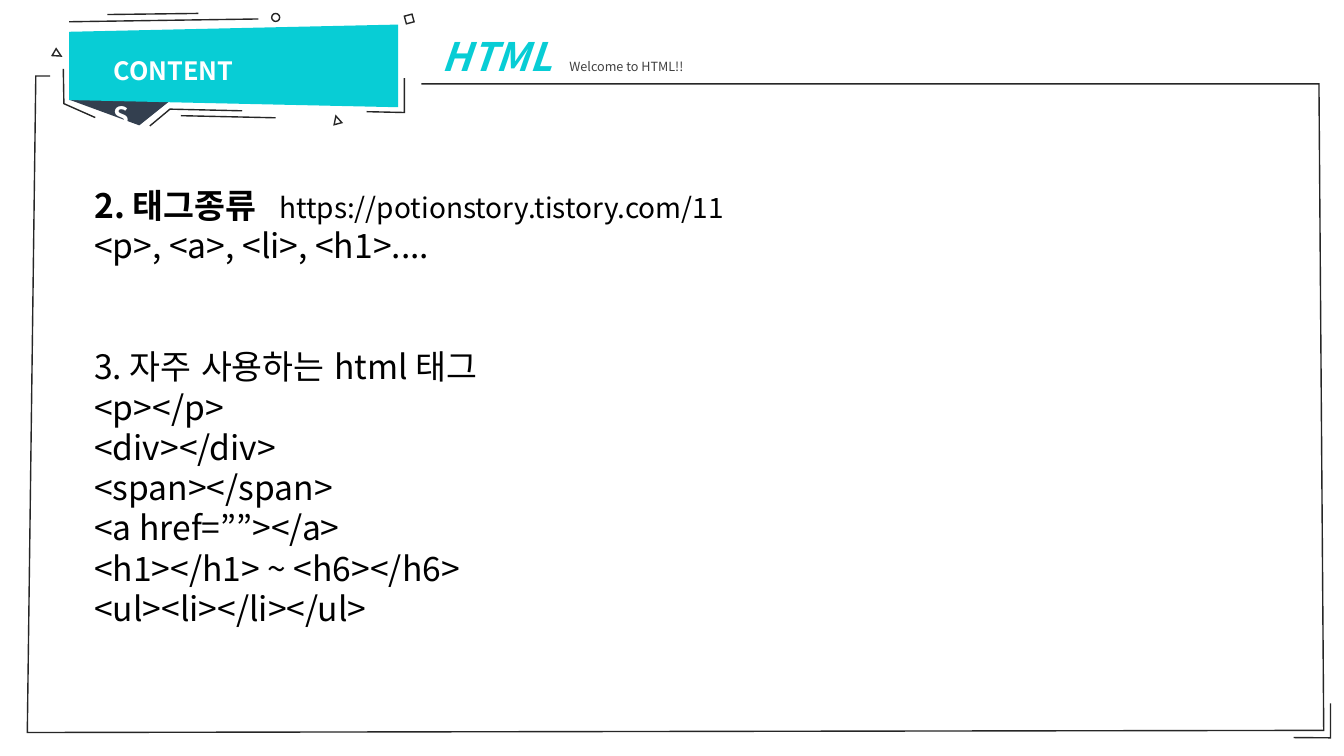
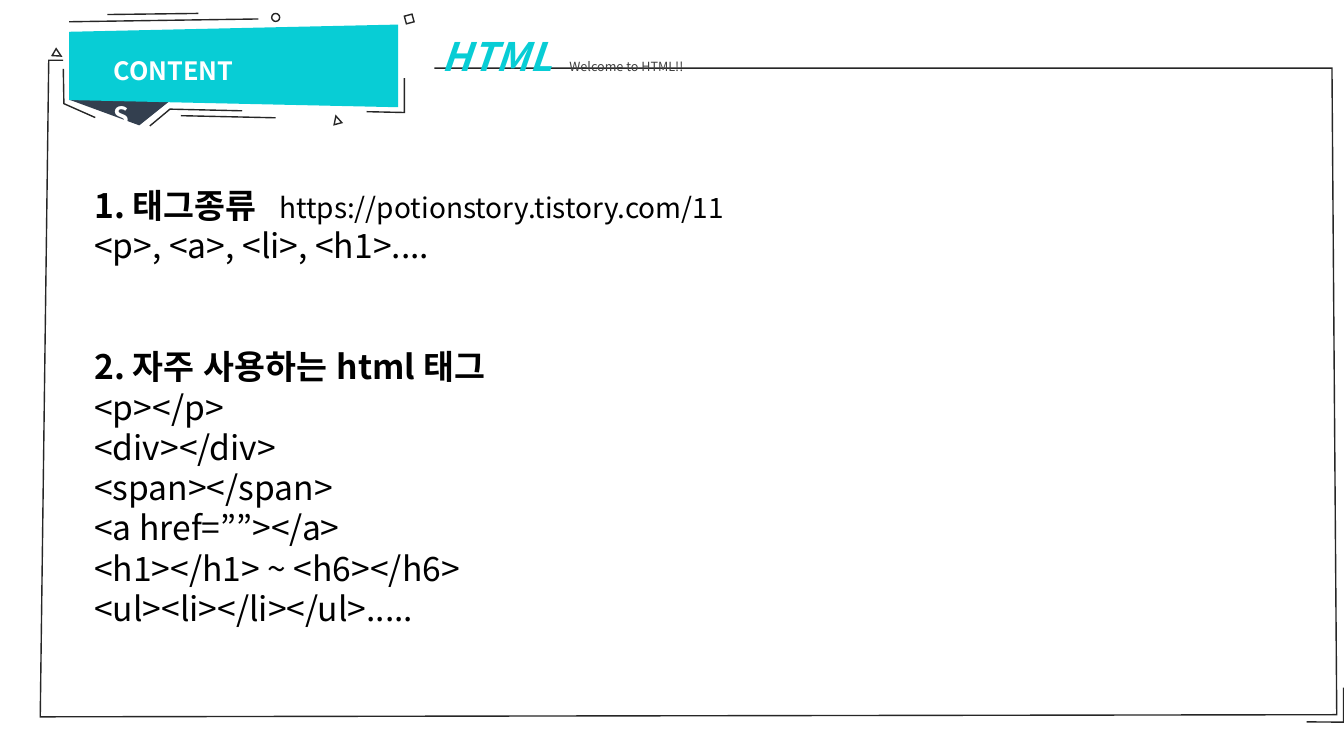
Before and after one commit to sumn-2020/lecture, a slide deck: slide 11 of 강의자료.pptx (slide 12 before the commit). Drawn at 1344x756 pixels with LibreOffice and Linux fonts; fonts in the diff are those of the drawing. Boxes give left, top, right and bottom in pixels: in the first picture for what was removed or moved away, otherwise in the second. Text is boxed around its words. In the diff, an @@ line names an element or a change of style, - is before the commit and + after.

```diff
--- a/강의자료.pptx
+++ b/강의자료.pptx
@@ freeform shape: place and size @@
-freeform shape at [27, 76, 1324, 732]
+freeform shape at [40, 60, 1337, 717]
@@ text at [94, 190, 724, 225]: text changed @@
-2. 태그종류 https://potionstory.tistory.com/11
+1. 태그종류 https://potionstory.tistory.com/11
@@ text at [94, 351, 485, 382]: text changed; bold on @@
-3. 자주 사용하는 html 태그
+2. 자주 사용하는 html 태그
@@ text at [94, 594, 413, 627]: text changed @@
-<ul><li></li></ul>
+<ul><li></li></ul>.....
@@ freeform shape: place and size @@
-freeform shape at [1294, 704, 1331, 738]
+freeform shape at [1307, 688, 1344, 722]
```
Also in this commit, not shown: 16 other slides changed, 1 slide added, 3 slides removed, 2 other files.
